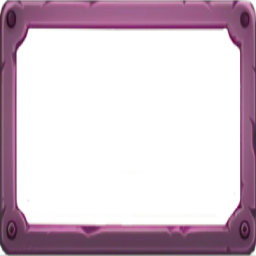
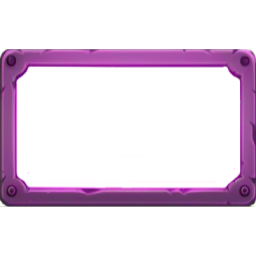
Layered file, before and after one edit (256×256). Changes by layer:
painted on "Background" over [0, 0, 256, 256]
